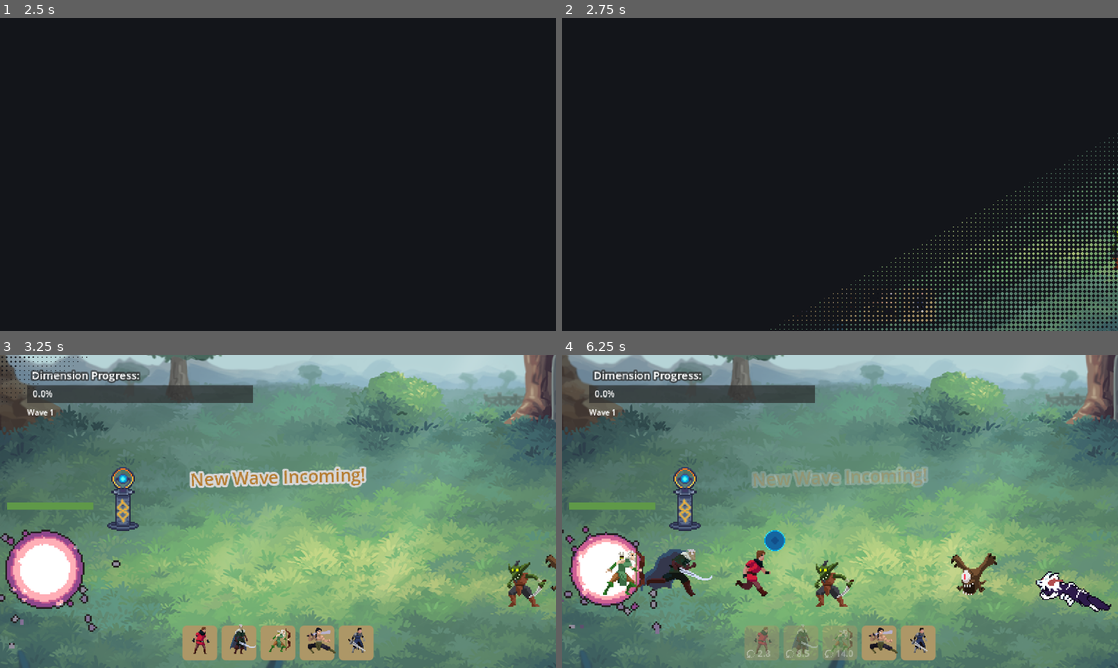
Above: before the commit, frames 1-4 (two rows, left to right).
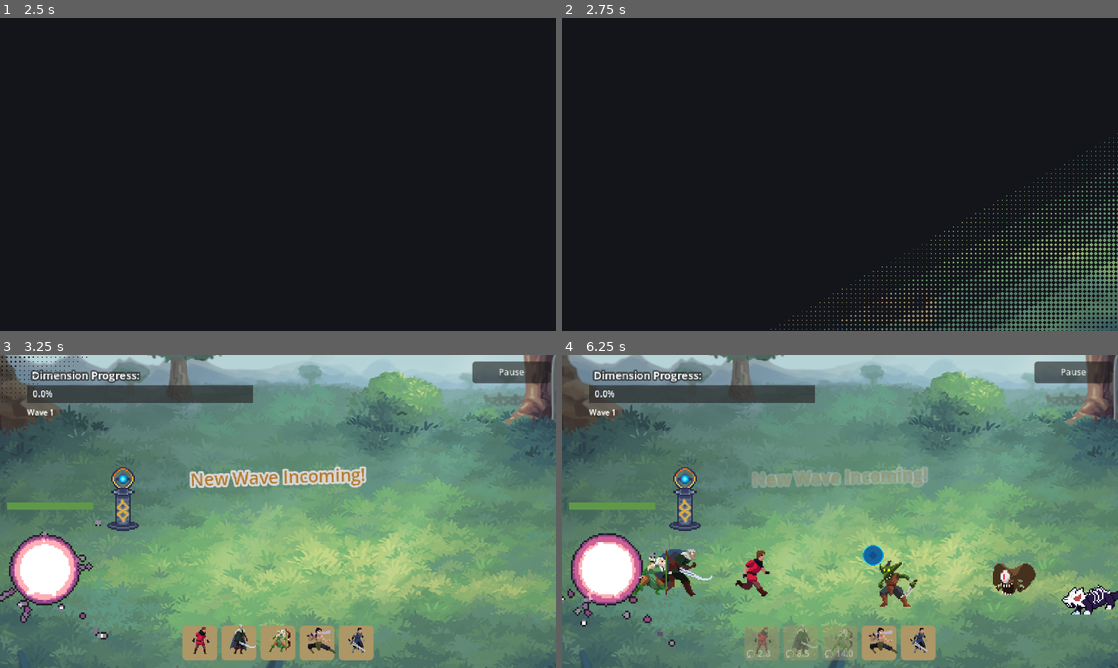
Above: after the commit, the same moments.

Repository: rockgem/finntalisker-dimension-wars
Game: Godot game, scene res://scenes/Menu.tscn
Same seed, same stepped clock (60 frames per second), same inputs: the game is played once before the commit and once after it.
Inputs (mouse positions are in pixels of both pictures, inside the frame that each line leads up to):
- Up to frame 1 (2.5 s): click "Play" at 0.5 s; click "Play" at 1.25 s; click (511, 36) at 2 s, where only the run after the commit has a clickable "Pause"
- Up to frame 2 (2.75 s): no input
- Up to frame 3 (3.25 s): click (278, 542) at 2.75 s, where only the run after the commit has a clickable "Resume"
- Up to frame 4 (6.25 s): drag from (762, 642) to (612, 574) at 3.52 s; drag from (801, 642) to (612, 574) at 4.27 s; move the mouse to (840, 642) at 5.02 s; click (840, 642) at 5.17 s; drag from (878, 642) to (1006, 574) at 5.77 s

Frame 1 is identical in both runs. In frame 2, 0.1% of the frame differs, in the area x 42-100%, y 59-100%; in frame 3, 3.3%; in frame 4, 6.6%, in the area x 0-100%, y 2-94%.
Error in both runs: Cannot call method 'change_scene_to_file' on a null value. (res://scenes/Menu.gd:13)

Commit message:
add pause menu

Diff:
--- /dev/null
+++ b/actors/ui/PausePopup.gd
@@ -0,0 +1,22 @@
+extends Control
+
+
+func _ready() -> void:
+	get_tree().paused = true
+
+
+func _on_resume_pressed() -> void:
+	get_tree().paused = false
+
+	queue_free()
+
+
+func _on_main_menu_pressed() -> void:
+	ManagerGame.fade()
+
+	await ManagerGame.fader_step_finished
+
+	get_tree().change_scene_to_file('res://scenes/Menu.tscn')
+
+	get_tree().paused = false
+	queue_free()
--- /dev/null
+++ b/actors/ui/PausePopup.tscn
@@ -0,0 +1,80 @@
+[gd_scene load_steps=4 format=3 uid="uid://b83id30q0i5k5"]
+
+[ext_resource type="Script" uid="uid://dbegd1nod780d" path="res://actors/ui/PausePopup.gd" id="1_6bowi"]
+[ext_resource type="Shader" uid="uid://bcfjqtpjdcbrm" path="res://reso/blur.gdshader" id="2_cm66k"]
+
+[sub_resource type="ShaderMaterial" id="ShaderMaterial_i8lax"]
+shader = ExtResource("2_cm66k")
+shader_parameter/blur_amount = 2.1
+shader_parameter/mix_amount = 0.0
+shader_parameter/color_over = Color(0, 0, 0, 1)
+
+[node name="PausePopup" type="Control"]
+layout_mode = 3
+anchors_preset = 15
+anchor_right = 1.0
+anchor_bottom = 1.0
+grow_horizontal = 2
+grow_vertical = 2
+script = ExtResource("1_6bowi")
+
+[node name="ColorRect" type="ColorRect" parent="."]
+material = SubResource("ShaderMaterial_i8lax")
+layout_mode = 1
+anchors_preset = 15
+anchor_right = 1.0
+anchor_bottom = 1.0
+grow_horizontal = 2
+grow_vertical = 2
+mouse_filter = 2
+
+[node name="Panel" type="Panel" parent="."]
+layout_mode = 1
+anchors_preset = 15
+anchor_right = 1.0
+anchor_bottom = 1.0
+offset_left = 175.0
+offset_top = 61.0
+offset_right = -175.0
+offset_bottom = -61.0
+grow_horizontal = 2
+grow_vertical = 2
+
+[node name="Label" type="Label" parent="Panel"]
+layout_mode = 1
+anchors_preset = 5
+anchor_left = 0.5
+anchor_right = 0.5
+offset_left = -28.5
+offset_top = 8.0
+offset_right = 28.5
+offset_bottom = 31.0
+grow_horizontal = 2
+text = "Paused"
+
+[node name="VBoxContainer" type="VBoxContainer" parent="Panel"]
+layout_mode = 1
+anchors_preset = 7
+anchor_left = 0.5
+anchor_top = 1.0
+anchor_right = 0.5
+anchor_bottom = 1.0
+offset_left = -68.0
+offset_top = -63.0
+offset_right = 68.0
+offset_bottom = -19.0
+grow_horizontal = 2
+grow_vertical = 0
+
+[node name="Resume" type="Button" parent="Panel/VBoxContainer"]
+layout_mode = 2
+theme_override_font_sizes/font_size = 8
+text = "Resume"
+
+[node name="MainMenu" type="Button" parent="Panel/VBoxContainer"]
+layout_mode = 2
+theme_override_font_sizes/font_size = 8
+text = "Main Menu"
+
+[connection signal="pressed" from="Panel/VBoxContainer/Resume" to="." method="_on_resume_pressed"]
+[connection signal="pressed" from="Panel/VBoxContainer/MainMenu" to="." method="_on_main_menu_pressed"]
--- a/scenes/Main.gd
+++ b/scenes/Main.gd
@@ -141,3 +141,9 @@
 func _on_next_dimension_pressed() -> void:
 	ManagerGame.current_world_idx += 1
 	get_tree().change_scene_to_file('res://scenes/Main.tscn')
+
+
+func _on_pause_pressed() -> void:
+	var i = load('res://actors/ui/PausePopup.tscn').instantiate()
+
+	ManagerGame.pop_to_ui.emit(i)
--- a/scenes/Main.tscn
+++ b/scenes/Main.tscn
@@ -442,6 +442,18 @@
 theme_override_font_sizes/font_size = 8
 text = "Go to next dimension"
 
+[node name="Pause" type="Button" parent="UI"]
+anchors_preset = 1
+anchor_left = 1.0
+anchor_right = 1.0
+offset_left = -77.0
+offset_top = 6.0
+offset_right = -5.0
+offset_bottom = 26.0
+grow_horizontal = 0
+theme_override_font_sizes/font_size = 8
+text = "Pause"
+
 [node name="Container" type="Node2D" parent="."]
 
 [node name="Background" type="Sprite2D" parent="Container"]
@@ -492,3 +504,4 @@
 zoom = Vector2(1.2, 1.2)
 
 [connection signal="pressed" from="UI/DimensionProgress/NextDimension" to="." method="_on_next_dimension_pressed"]
+[connection signal="pressed" from="UI/Pause" to="." method="_on_pause_pressed"]
Not shown, added: actors/ui/PausePopup.gd.uid
